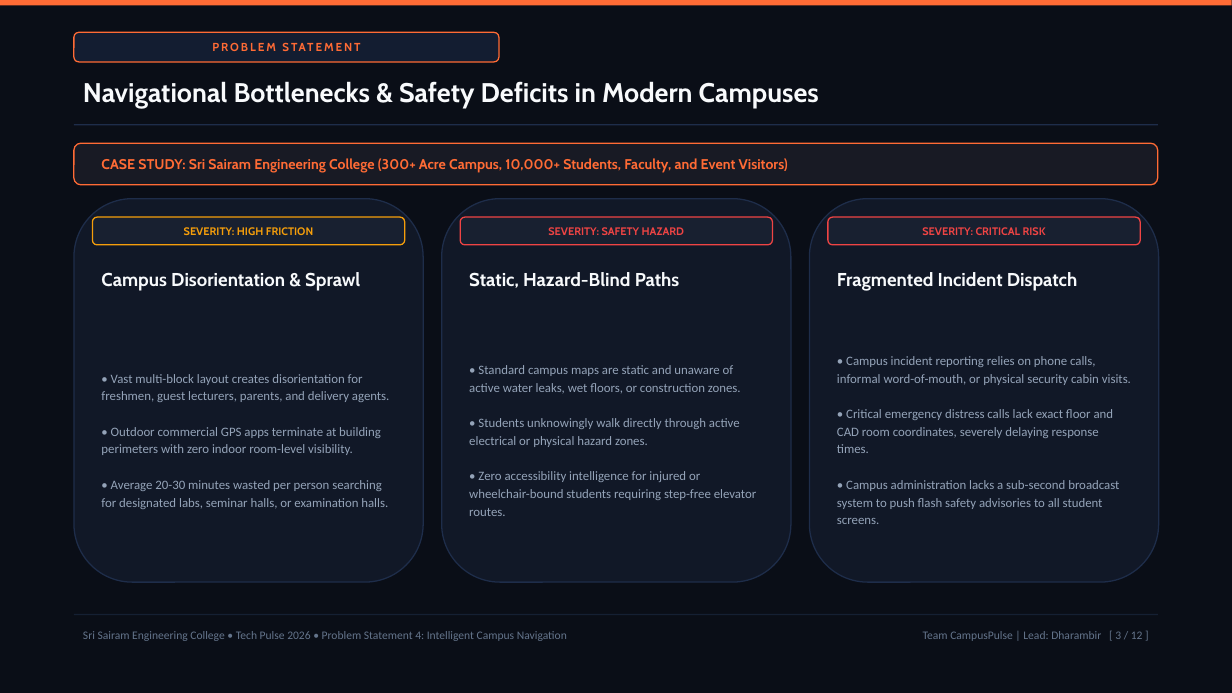
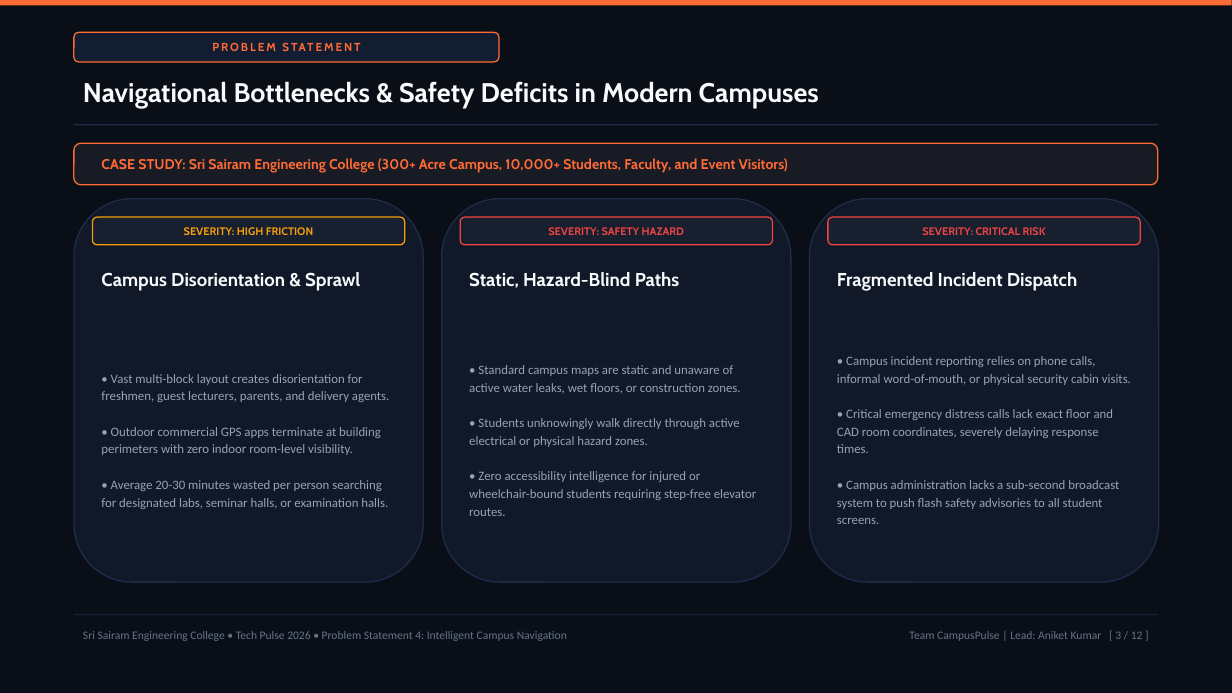
Before and after one commit to AniketKumar0101/CampusPulse, a slide deck: slide 3 of public/CampusPulse_TechPulse2026_Submission.pptx. Drawn at 1232x693 pixels with LibreOffice and Linux fonts; fonts in the diff are those of the drawing. Boxes give left, top, right and bottom in pixels: in the first picture for what was removed or moved away, otherwise in the second. Text is boxed around its words. In the diff, an @@ line names an element or a change of style, - is before the commit and + after.

Commit message:
Update team leader name to Aniket Kumar across pitch deck and configuration

```diff
--- a/public/CampusPulse_TechPulse2026_Submission.pptx
+++ b/public/CampusPulse_TechPulse2026_Submission.pptx
@@ text at bbox=[909, 631, 1143, 641]: text changed @@
-Team CampusPulse | Lead: Dharambir [ 3 / 12 ]
+Team CampusPulse | Lead: Aniket Kumar [ 3 / 12 ]
```
Also in this commit, not shown: 11 other slides changed, 3 other files.
